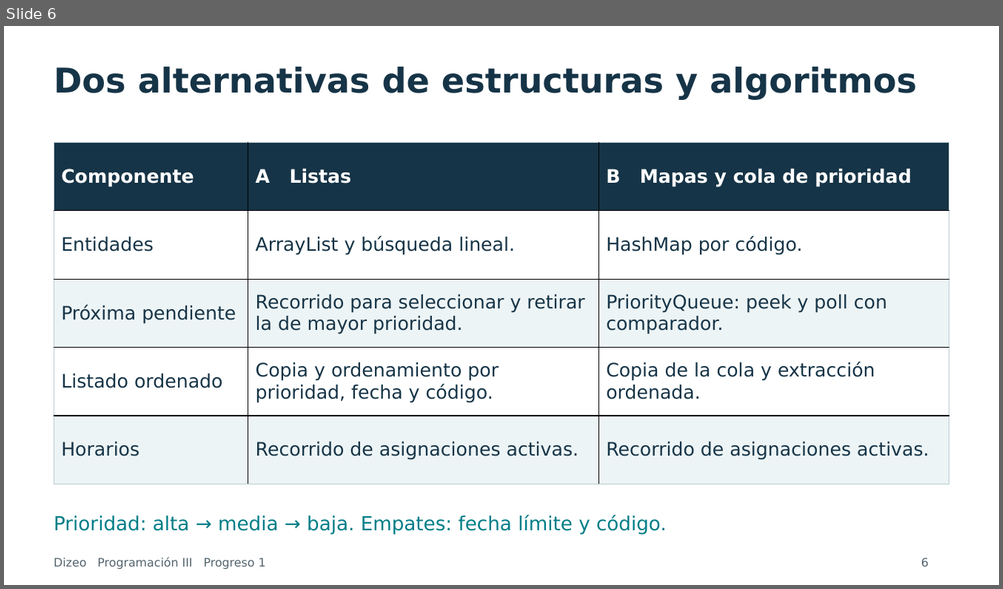
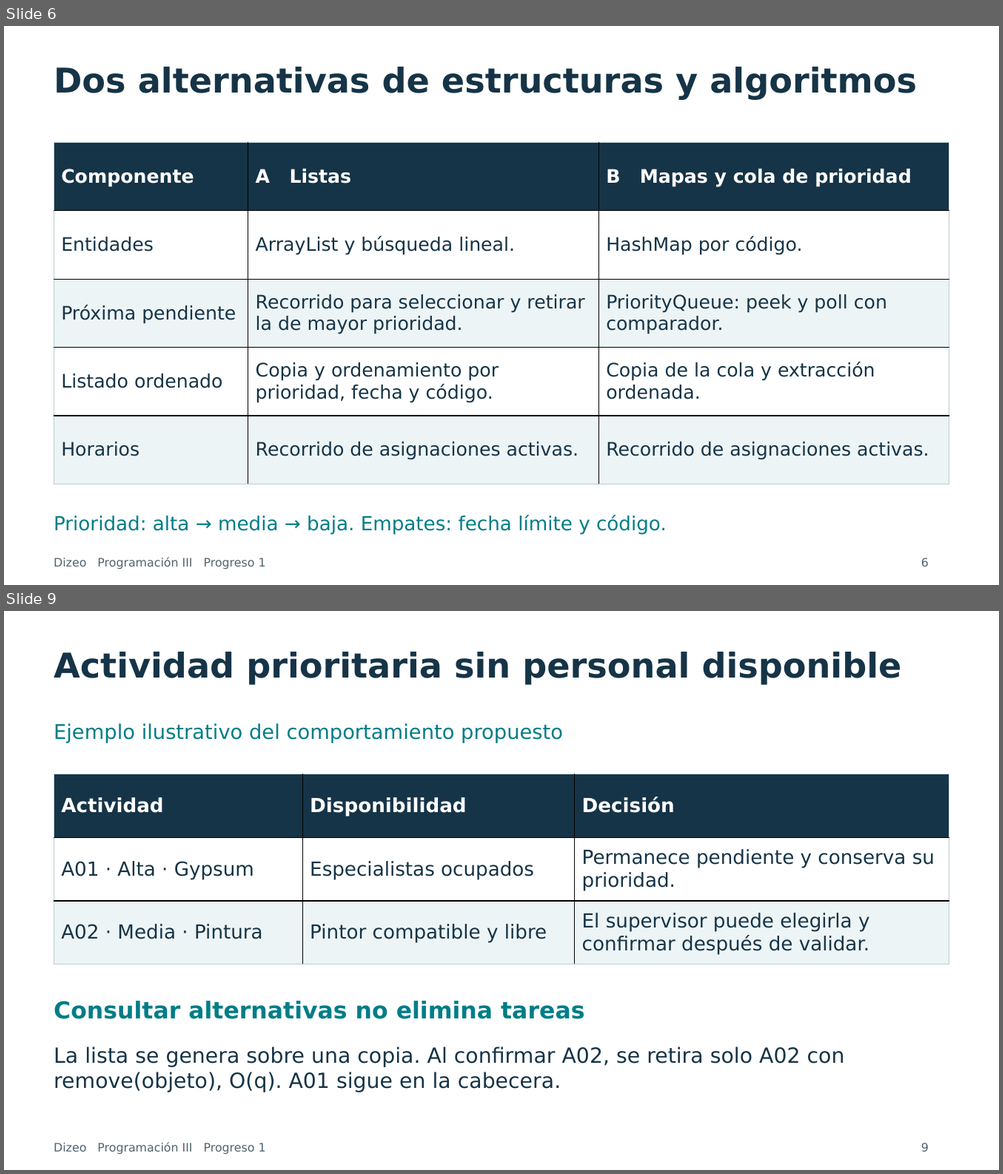
Before and after one commit to dxni999/avanceprogra, a slide deck: docs/presentacion/Presentacion_Dizeo_Progreso1_Final.pptx. Shown one above the other, each under a label of ours: slide 6 before the commit, slides 6 and 9 after it; the slides between them are not shown. The pictures are 1003x589 and 1003x1174 pixels, drawn with LibreOffice and Linux fonts; fonts in the diff are those of the drawing. Boxes give left, top, right and bottom in pixels: in the first picture for what was removed or moved away, otherwise in the second. Text is boxed around its words. In the diff, an @@ line names an element or a change of style, - is before the commit and + after.

```diff
--- a/docs/presentacion/Presentacion_Dizeo_Progreso1_Final.pptx
+++ b/docs/presentacion/Presentacion_Dizeo_Progreso1_Final.pptx
@@ slide 9 added at [4,611,999,1170], background #FFFFFF @@
@@ text added at [54,652,902,685], 33 pt, text #163447, bold @@
+Actividad prioritaria sin personal disponible
@@ text added at [54,723,563,743], 19.5 pt, text #007D87 @@
+Ejemplo ilustrativo del comportamiento propuesto
@@ table added at [54,775,949,965], 3 rows, 3 columns @@
+Actividad | Disponibilidad | Decisión
+A01 · Alta · Gypsum | Especialistas ocupados | Permanece pendiente y conserva su prioridad.
+A02 · Media · Pintura | Pintor compatible y libre | El supervisor puede elegirla y confirmar después de validar.
@@ text added at [54,1001,584,1019], 22.5 pt, text #007D87, bold @@
+Consultar alternativas no elimina tareas
@@ text added at [54,1047,845,1093], 20.2 pt, text #163447 @@
+La lista se genera sobre una copia. Al confirmar A02, se retira solo A02 con remove(objeto), O(q). A01 sigue en la cabecera.
@@ text added at [54,1142,266,1155], 11.2 pt, text #52636D @@
+Dizeo Programación III Progreso 1
@@ text added at [921,1143,928,1152], 11.2 pt, text #52636D @@
+9
```
Also in this commit, not shown: 5 slides changed, 5 other files.
